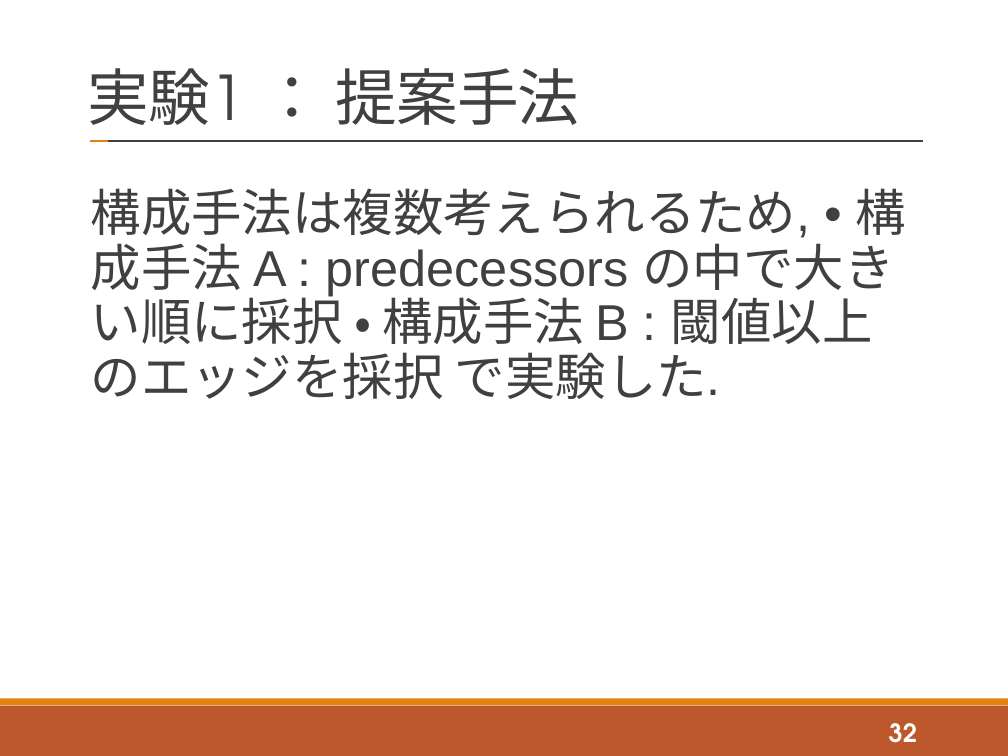
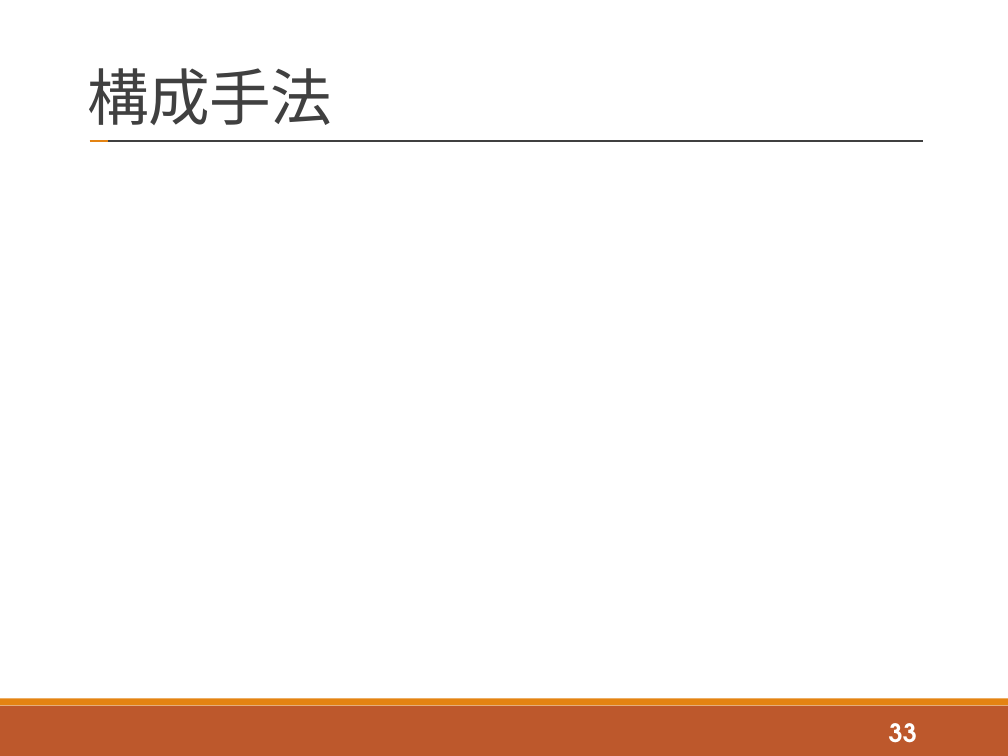
Before and after one commit to tatsuya-sugiyama/WeeklyReport, a slide deck: slide 33 of report/2020後期/2020_2nd_sugiyama.pptx (slide 32 before the commit). Drawn at 1008x756 pixels with LibreOffice and Linux fonts; fonts in the diff are those of the drawing; grey boxes stand for pictures. Boxes give left, top, right and bottom in pixels: in the first picture for what was removed or moved away, otherwise in the second. Text is boxed around its words. In the diff, an @@ line names an element or a change of style, - is before the commit and + after.

```diff
--- a/report/2020後期/2020_2nd_sugiyama.pptx
+++ b/report/2020後期/2020_2nd_sugiyama.pptx
@@ title at (88,68,332,125): text changed @@
-実験1 ： 提案手法
+構成手法
@@ text removed at (91,188,906,399) @@
-構成手法は複数考えられるため, • 構成手法 A : predecessors の中で大きい順に採択 • 構成手法 B : 閾値以上のエッジを採択 で実験した.
@@ page number at (889,723,917,743): text changed @@
-32
+33
```
Also in this commit, not shown: 10 other slides changed, 7 slides added, 6 other files.
